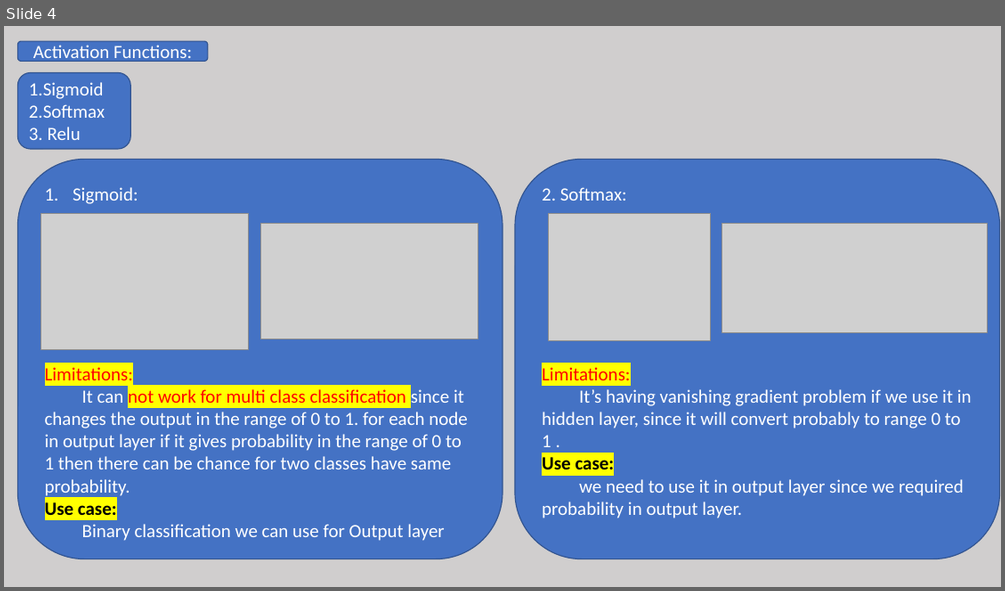
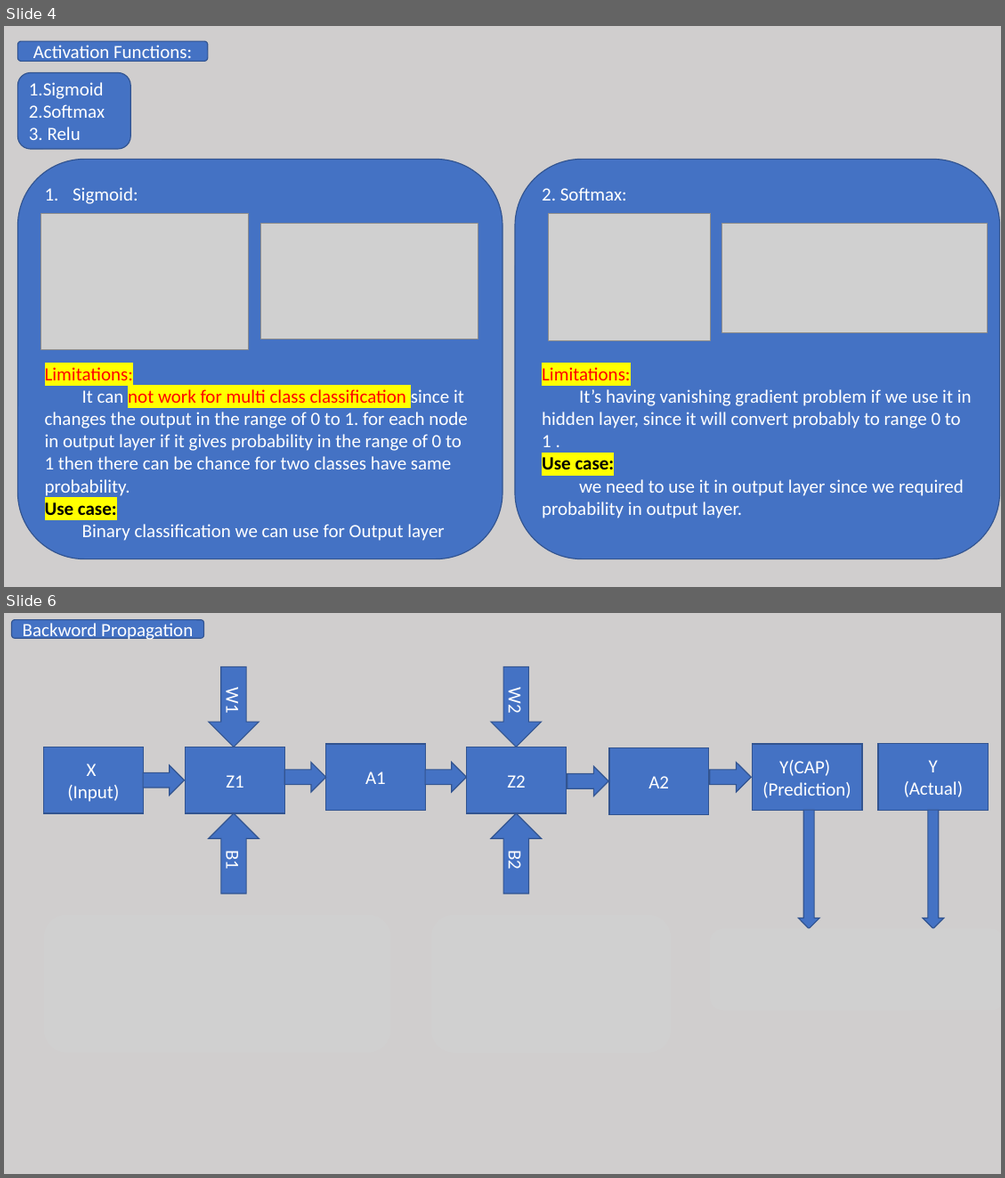
Before and after one commit to JagrutBhatt/NeuralNetworks, a slide deck: NN.pptx. Shown one above the other, each under a label of ours: slide 4 before the commit, slides 4 and 6 after it; the slides between them are not shown. The pictures are 1005x591 and 1005x1178 pixels, drawn with LibreOffice and Linux fonts; fonts in the diff are those of the drawing; grey boxes stand for pictures. Boxes give left, top, right and bottom in pixels: in the first picture for what was removed or moved away, otherwise in the second. Text is boxed around its words. In the diff, an @@ line names an element or a change of style, - is before the commit and + after.

```diff
--- a/NN.pptx
+++ b/NN.pptx
@@ slide 6 added at (x1=4, y1=613, x2=1001, y2=1174), background #D0CECE @@
@@ rounded rectangle added at (x1=11, y1=620, x2=203, y2=638), fill #4472C4, outline #325491 1 pt, 18 pt, text #FFFFFF @@
+Backword Propagation
@@ down arrow added at (x1=208, y1=666, x2=259, y2=747), fill #4472C4, outline #325491 1 pt, 18 pt, text #FFFFFF @@
+W1
@@ down arrow added at (x1=491, y1=666, x2=541, y2=747), fill #4472C4, outline #325491 1 pt, 18 pt, text #FFFFFF @@
+W2
@@ rectangle added at (x1=326, y1=744, x2=426, y2=811), fill #4472C4, outline #325491 1 pt, 18 pt, text #FFFFFF @@
+A1
@@ rectangle added at (x1=752, y1=744, x2=862, y2=811), fill #4472C4, outline #325491 1 pt, 18 pt, text #FFFFFF @@
+Y(CAP)
+(Prediction)
@@ rectangle added at (x1=878, y1=743, x2=988, y2=810), fill #4472C4, outline #325491 1 pt, 18 pt, text #FFFFFF @@
+Y
+(Actual)
@@ rectangle added at (x1=44, y1=747, x2=143, y2=813), fill #4472C4, outline #325491 1 pt, 18 pt, text #FFFFFF @@
+X
+(Input)
@@ right arrow added at (x1=143, y1=765, x2=184, y2=795), fill #4472C4, outline #325491 1 pt @@
@@ rectangle added at (x1=186, y1=747, x2=285, y2=813), fill #4472C4, outline #325491 1 pt, 18 pt, text #FFFFFF @@
+Z1
@@ right arrow added at (x1=284, y1=762, x2=325, y2=792), fill #4472C4, outline #325491 1 pt @@
@@ right arrow added at (x1=425, y1=762, x2=466, y2=792), fill #4472C4, outline #325491 1 pt @@
@@ rectangle added at (x1=467, y1=747, x2=566, y2=813), fill #4472C4, outline #325491 1 pt, 18 pt, text #FFFFFF @@
+Z2
@@ right arrow added at (x1=567, y1=766, x2=608, y2=796), fill #4472C4, outline #325491 1 pt @@
@@ rectangle added at (x1=610, y1=747, x2=709, y2=814), fill #4472C4, outline #325491 1 pt, 18 pt, text #FFFFFF @@
+A2
@@ right arrow added at (x1=710, y1=762, x2=751, y2=792), fill #4472C4, outline #325491 1 pt @@
@@ down arrow added at (x1=208, y1=813, x2=259, y2=893), fill #4472C4, outline #325491 1 pt, 18 pt, text #FFFFFF @@
+B1
@@ down arrow added at (x1=491, y1=813, x2=541, y2=893), fill #4472C4, outline #325491 1 pt, 18 pt, text #FFFFFF @@
+B2
@@ down arrow added at (x1=798, y1=810, x2=819, y2=929), fill #4472C4, outline #325491 1 pt @@
@@ down arrow added at (x1=922, y1=810, x2=943, y2=929), fill #4472C4, outline #325491 1 pt @@
@@ picture added at (x1=44, y1=915, x2=390, y2=1053) @@
@@ picture added at (x1=431, y1=915, x2=671, y2=1053) @@
@@ picture added at (x1=710, y1=929, x2=1001, y2=1011) @@
```
Also in this commit, not shown: 2 slides changed, 5 other slides added.
